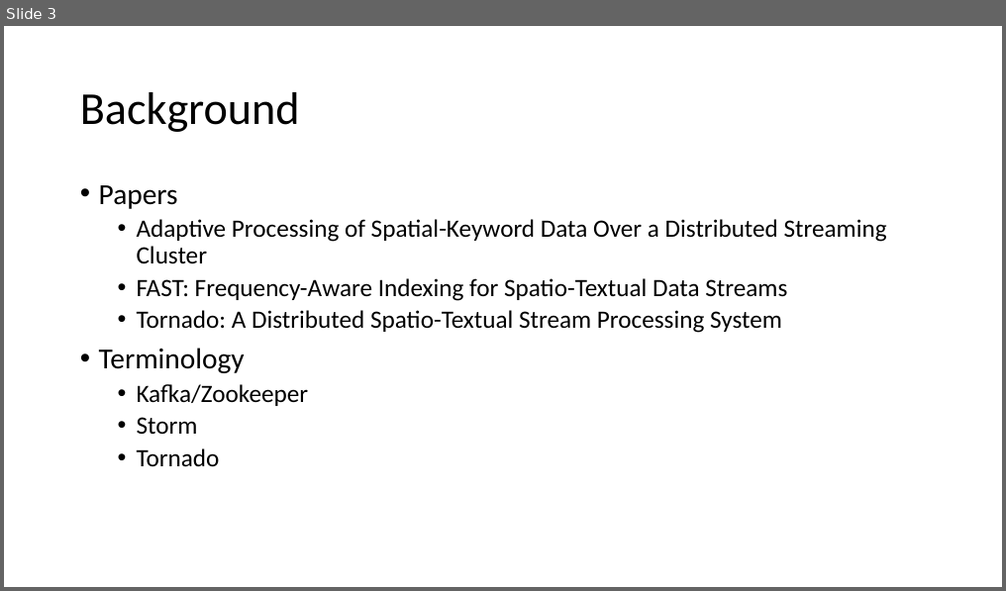
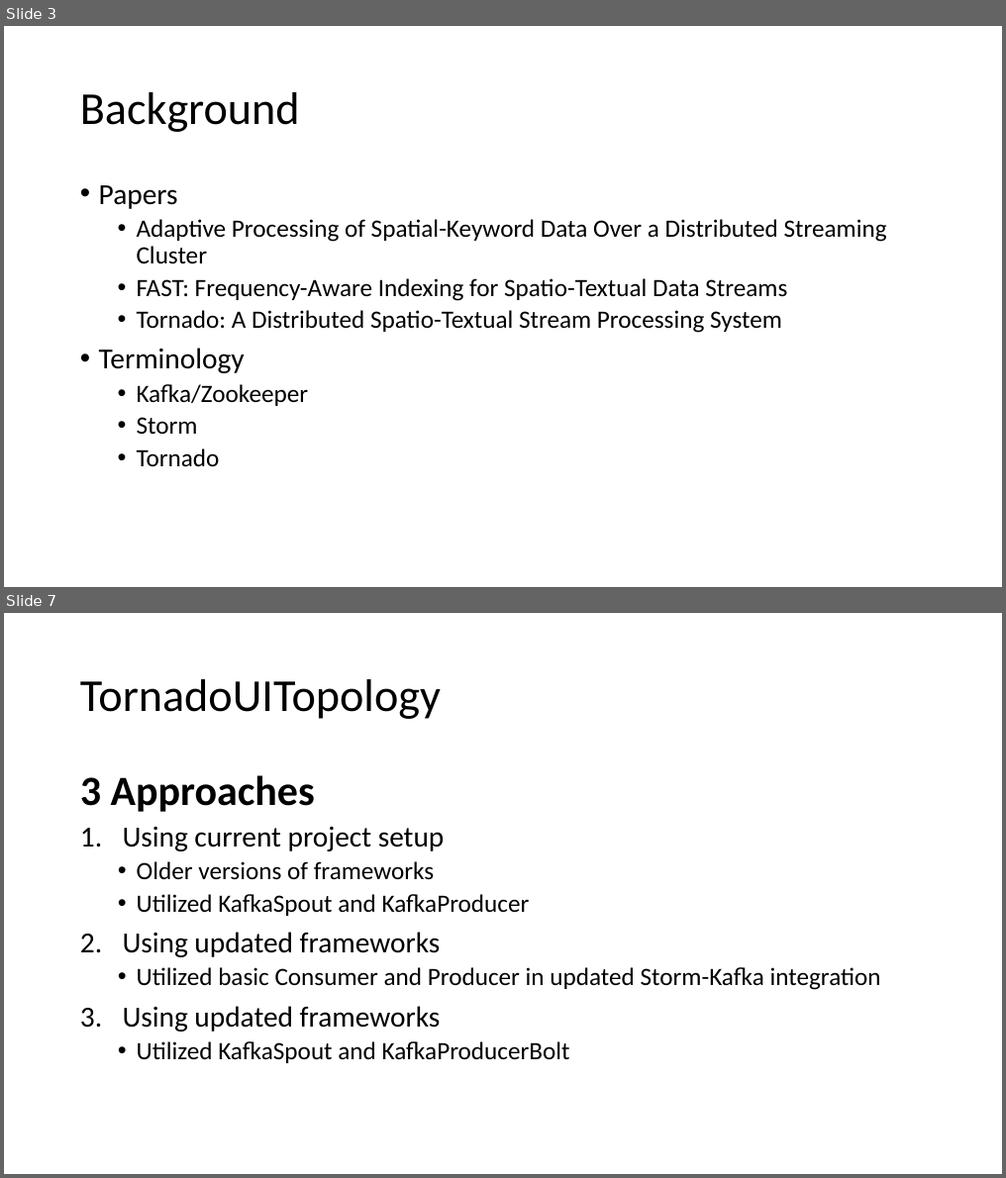
Before and after one commit to PeytonNP/cs490, a slide deck: FinalPresentation.pptx. Shown one above the other, each under a label of ours: slide 3 before the commit, slides 3 and 7 after it; the slides between them are not shown. The pictures are 1006x591 and 1006x1178 pixels, drawn with LibreOffice and Linux fonts; fonts in the diff are those of the drawing. Boxes give left, top, right and bottom in pixels: in the first picture for what was removed or moved away, otherwise in the second. Text is boxed around its words. In the diff, an @@ line names an element or a change of style, - is before the commit and + after.

```diff
--- a/FinalPresentation.pptx
+++ b/FinalPresentation.pptx
@@ slide 7 added at (4,613,1002,1174), background #FFFFFF @@
@@ title added at (80,679,441,719), 44 pt, text #000000 @@
+TornadoUITopology
@@ text added at (80,775,315,812), 40 pt, text #000000, bold @@
+3 Approaches
@@ text added at (123,827,881,1063), 24 pt, text #000000 @@
+1. Using current project setup
+  • Older versions of frameworks
+  • Utilized KafkaSpout and KafkaProducer
+2. Using updated frameworks
+  • Utilized basic Consumer and Producer in updated Storm-Kafka integration
+3. Using updated frameworks
+  • Utilized KafkaSpout and KafkaProducerBolt
```
Also in this commit, not shown: 3 slides changed, 4 other slides added, 2 other files.
